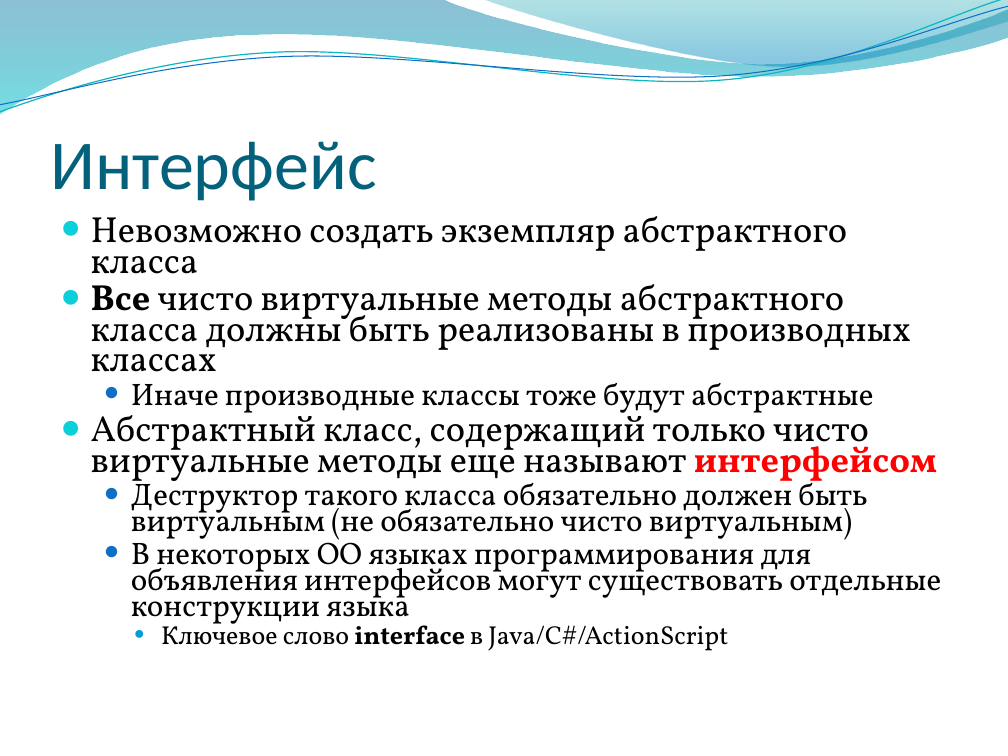
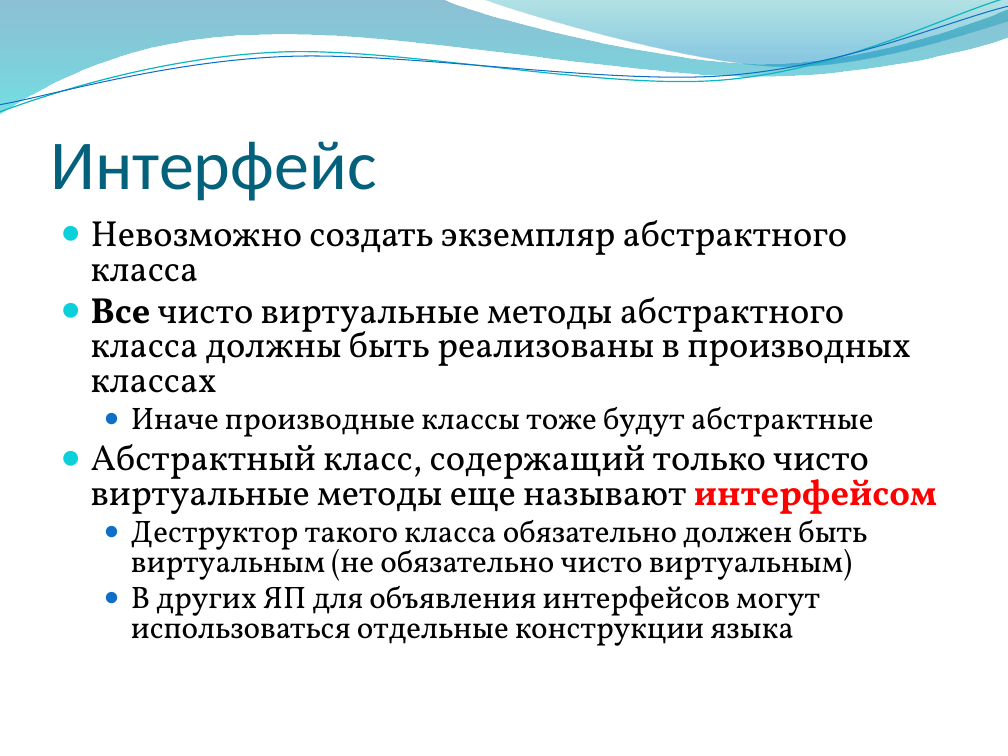
Before and after one commit to alexey-malov/oop, a slide deck: slide 55 of lectures/03/Композиция, наследование и полиморфизм.pptx. Drawn at 1008x756 pixels with LibreOffice and Linux fonts; fonts in the diff are those of the drawing; background and template pictures are left out. Boxes give left, top, right and bottom in pixels: in the first picture for what was removed or moved away, otherwise in the second. Text is boxed around its words. In the diff, an @@ line names an element or a change of style, - is before the commit and + after.

```diff
--- a/lectures/03/Композиция, наследование и полиморфизм.pptx
+++ b/lectures/03/Композиция, наследование и полиморфизм.pptx
@@ text at (x1=91, y1=220, x2=937, y2=587): line spacing 0.7 to 0.8 @@
@@ text at (x1=131, y1=579, x2=820, y2=646): text changed @@
-  ● В некоторых ОО языках программирования для объявления интерфейсов могут существовать отдельные конструкции языка
-    ● Ключевое слово interface в Java/C#/ActionScript
+  ● В других ЯП для объявления интерфейсов могут использоваться отдельные конструкции языка
```
Also in this commit, not shown: 7 other slides changed.
